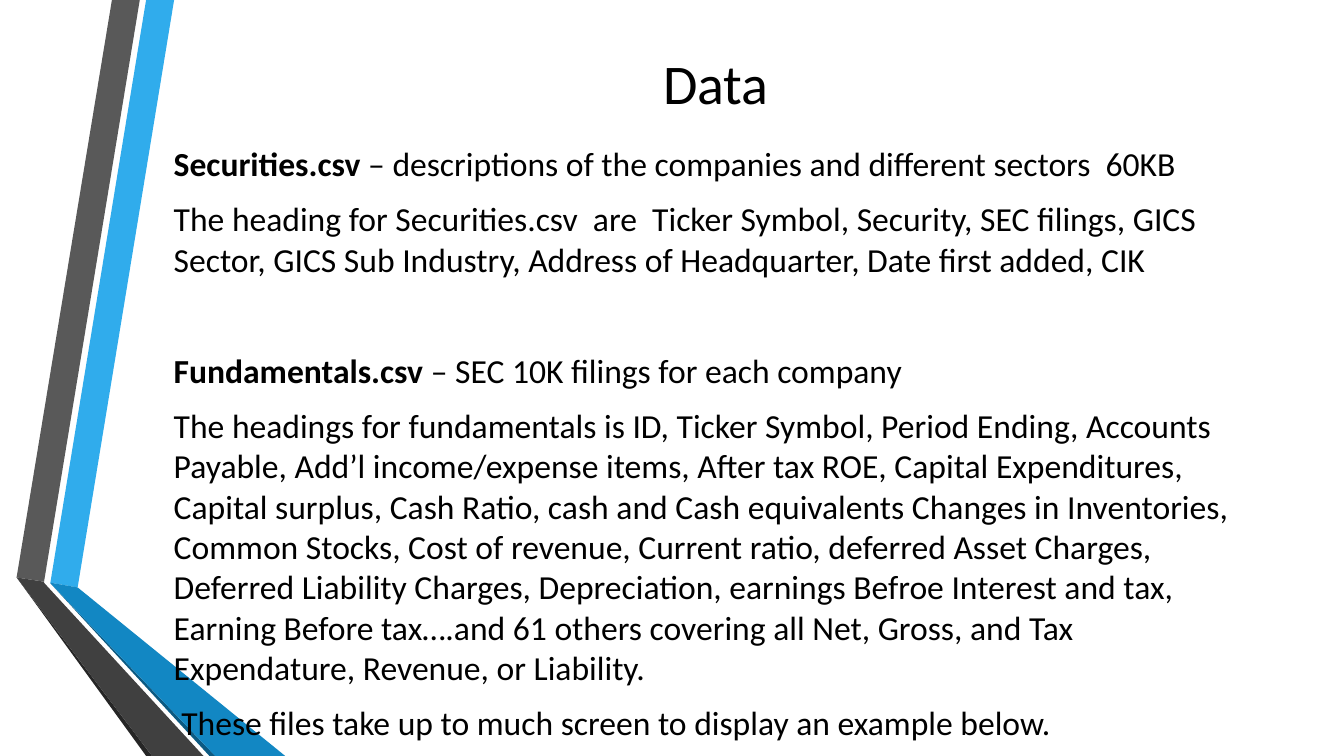
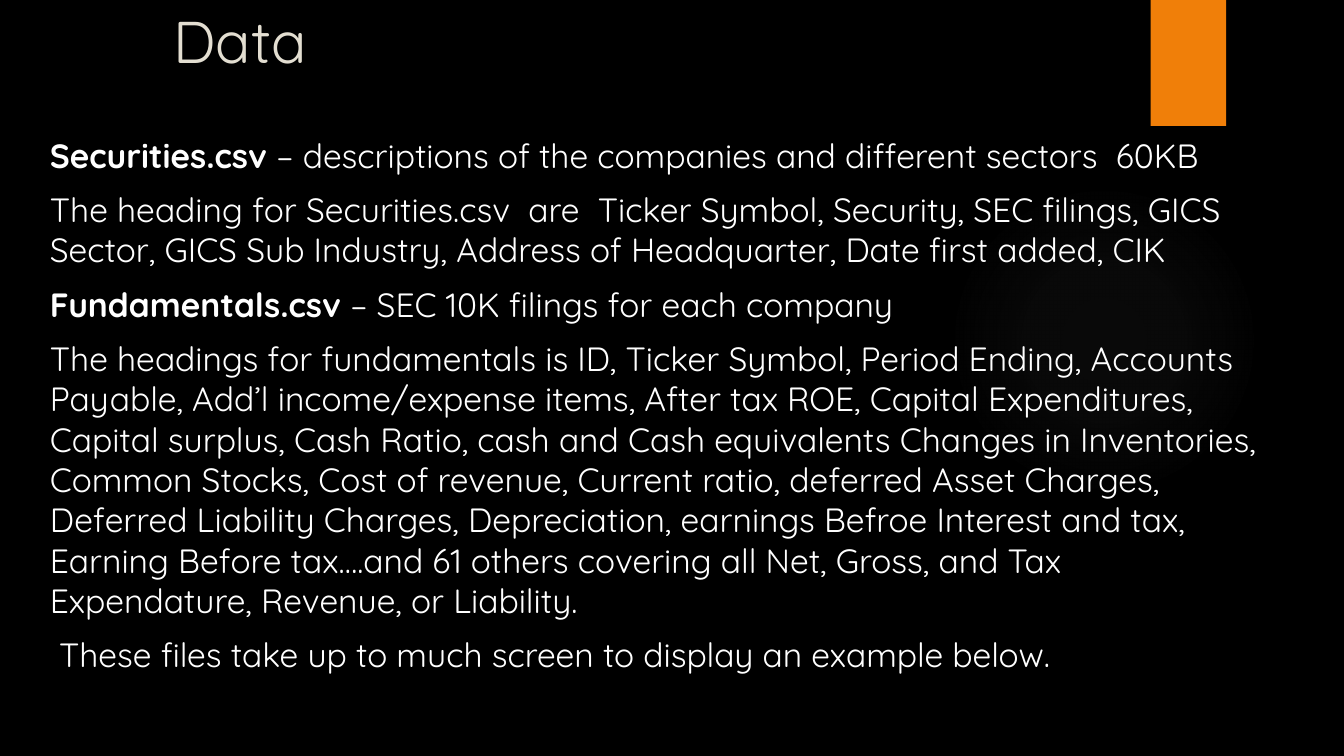
Before and after one commit to DSSMU/MSDS7330_Project, a slide deck: slide 5 of NYSE Analysis With MySQL.pptx. Drawn at 1344x756 pixels with LibreOffice and Linux fonts; fonts in the diff are those of the drawing; background and template pictures are left out. Boxes give left, top, right and bottom in pixels: in the first picture for what was removed or moved away, otherwise in the second. Text is boxed around its words. In the diff, an @@ line names an element or a change of style, - is before the commit and + after.

```diff
--- a/NYSE Analysis With MySQL.pptx
+++ b/NYSE Analysis With MySQL.pptx
@@ title "Data" at (x1=174, y1=22, x2=307, y2=64): size 40 to 42 pt, font Calibri to Quicksand, text colour #000000 to #E3DED1; alignment centre to left; vertical alignment middle to top @@
@@ rectangle added at (x1=1150, y1=0, x2=1226, y2=126), fill #F07F09 @@
@@ text "Securities.csv – descriptions of the ..." moved from (x1=174, y1=152, x2=1228, y2=744) to (x1=50, y1=143, x2=1256, y2=674) @@
@@ text "Securities.csv – descriptions of the ..." at (x1=50, y1=143, x2=1256, y2=674): font Calibri to Quicksand, text colour #000000 to #FFFFFF; vertical alignment middle to top @@
@@ ellipse added at (x1=949, y1=185, x2=1259, y2=495), fill gradient #848484 @@
@@ group removed at (x1=16, y1=0, x2=285, y2=756): 6 freeform shapes @@
```
Also in this commit, not shown: 8 other slides changed, 8 slides added.
